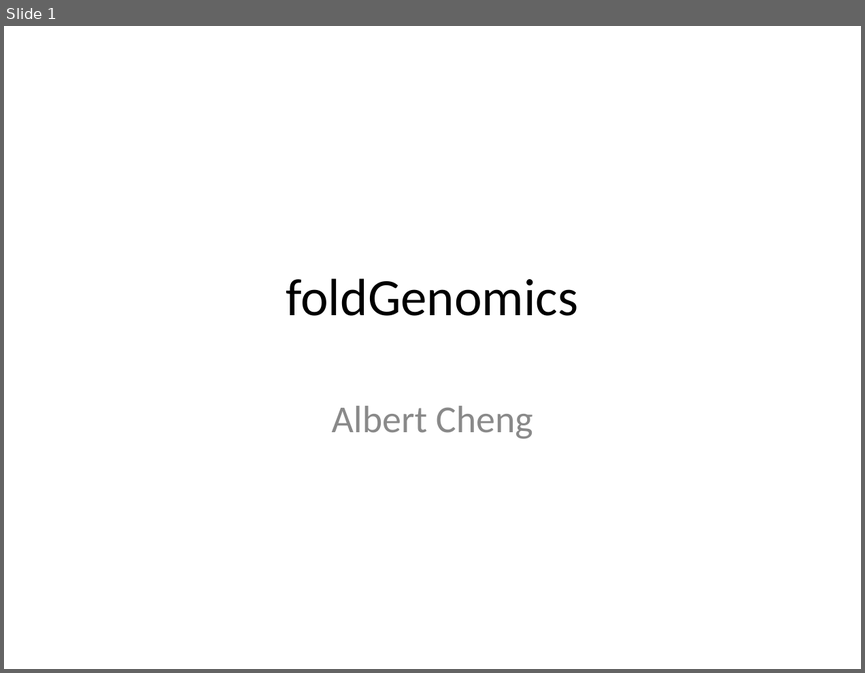
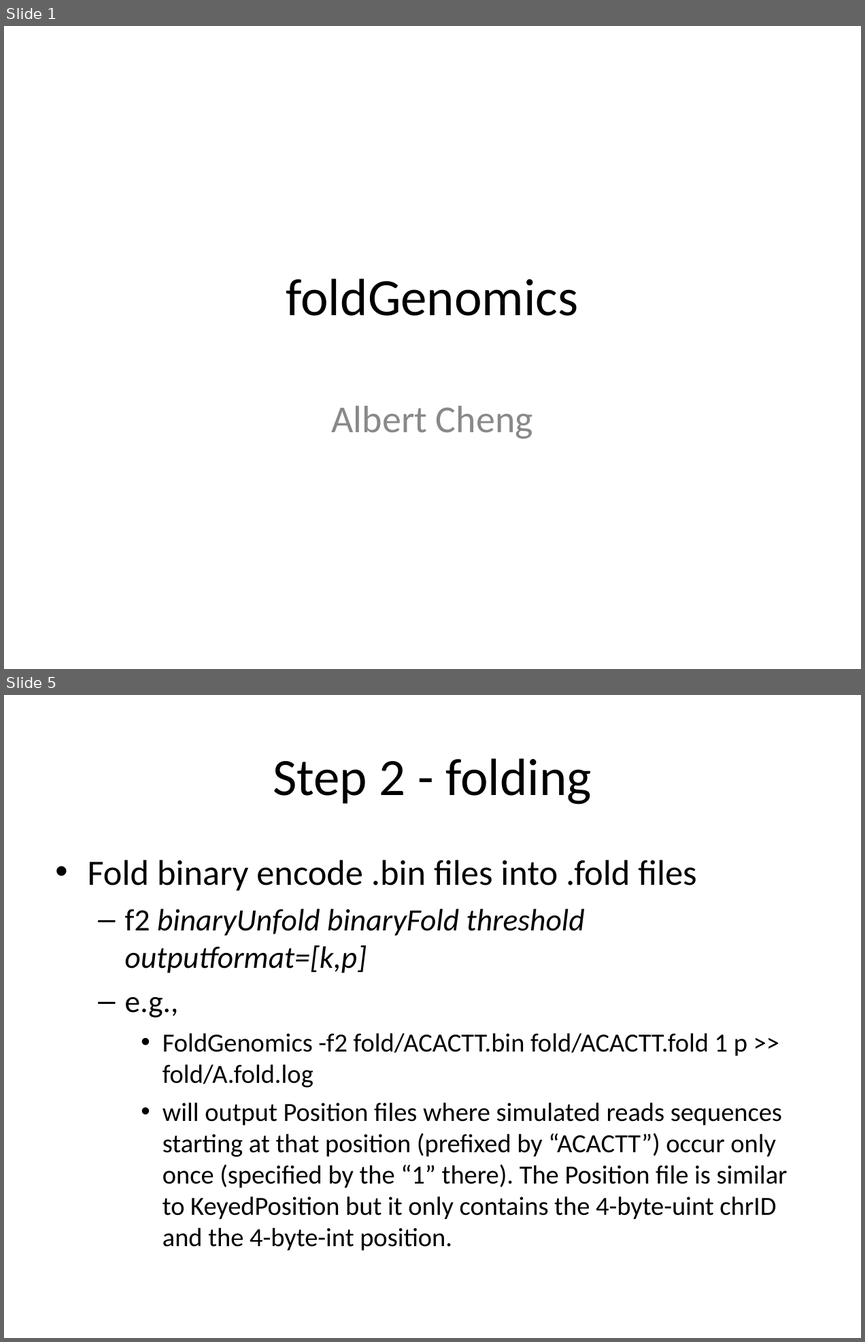
Before and after one commit to albertwcheng/foldGenomics, a slide deck: foldGenomics.ppt. Shown one above the other, each under a label of ours: slide 1 before the commit, slides 1 and 5 after it; the slides between them are not shown. The pictures are 865x673 and 865x1342 pixels, drawn with LibreOffice and Linux fonts; fonts in the diff are those of the drawing. Boxes give left, top, right and bottom in pixels: in the first picture for what was removed or moved away, otherwise in the second. Text is boxed around its words. In the diff, an @@ line names an element or a change of style, - is before the commit and + after.

```diff
--- a/foldGenomics.ppt
+++ b/foldGenomics.ppt
@@ slide 5 added at <box>4,695,861,1338</box>, background #FFFFFF @@
@@ title added at <box>273,758,592,804</box>, 44 pt, text #000000 @@
+Step 2 - folding
@@ text added at <box>88,860,787,1251</box>, 22 pt, text #000000 @@
+• Fold binary encode .bin files into .fold files
+  – f2 binaryUnfold binaryFold threshold outputformat=[k,p]
+  – e.g.,
+    • FoldGenomics -f2 fold/ACACTT.bin fold/ACACTT.fold 1 p >> fold/A.fold.log
+    • will output Position files where simulated reads sequences starting at that position (prefixed by “ACACTT”) occur only once (specified by the “1” there). The Position file is similar to KeyedPosition but it only contains the 4-byte-uint chrID and the 4-byte-int position.
```
Also in this commit, not shown: 1 slide changed, 7 other slides added, 1 slide removed.
